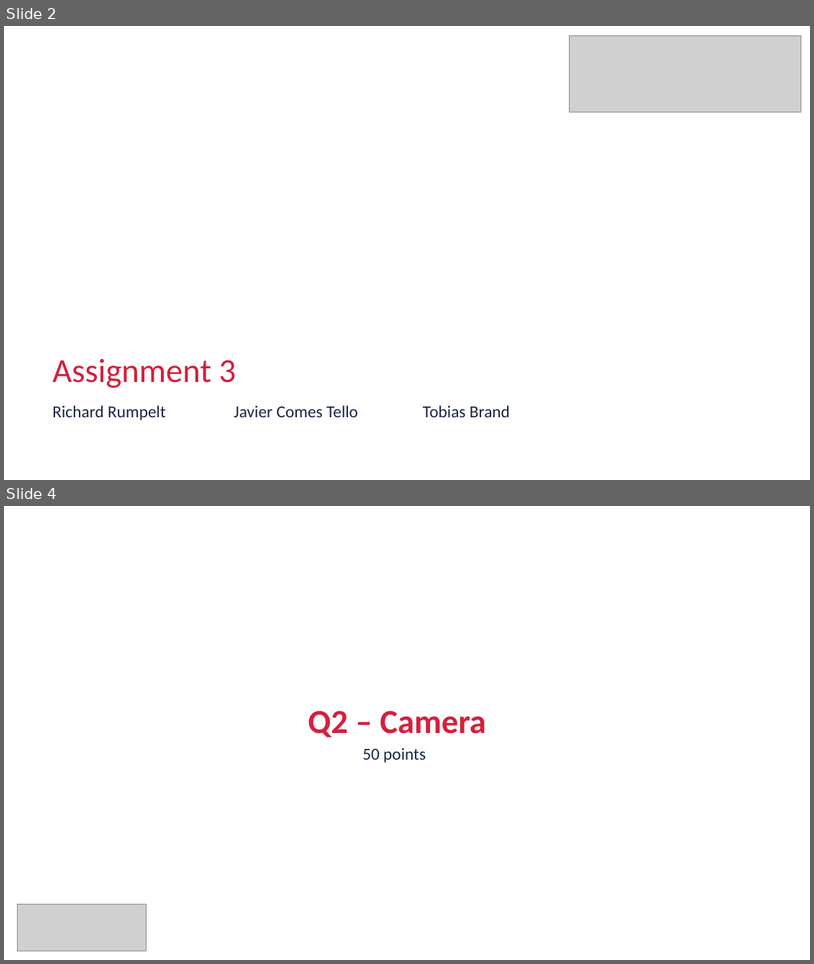
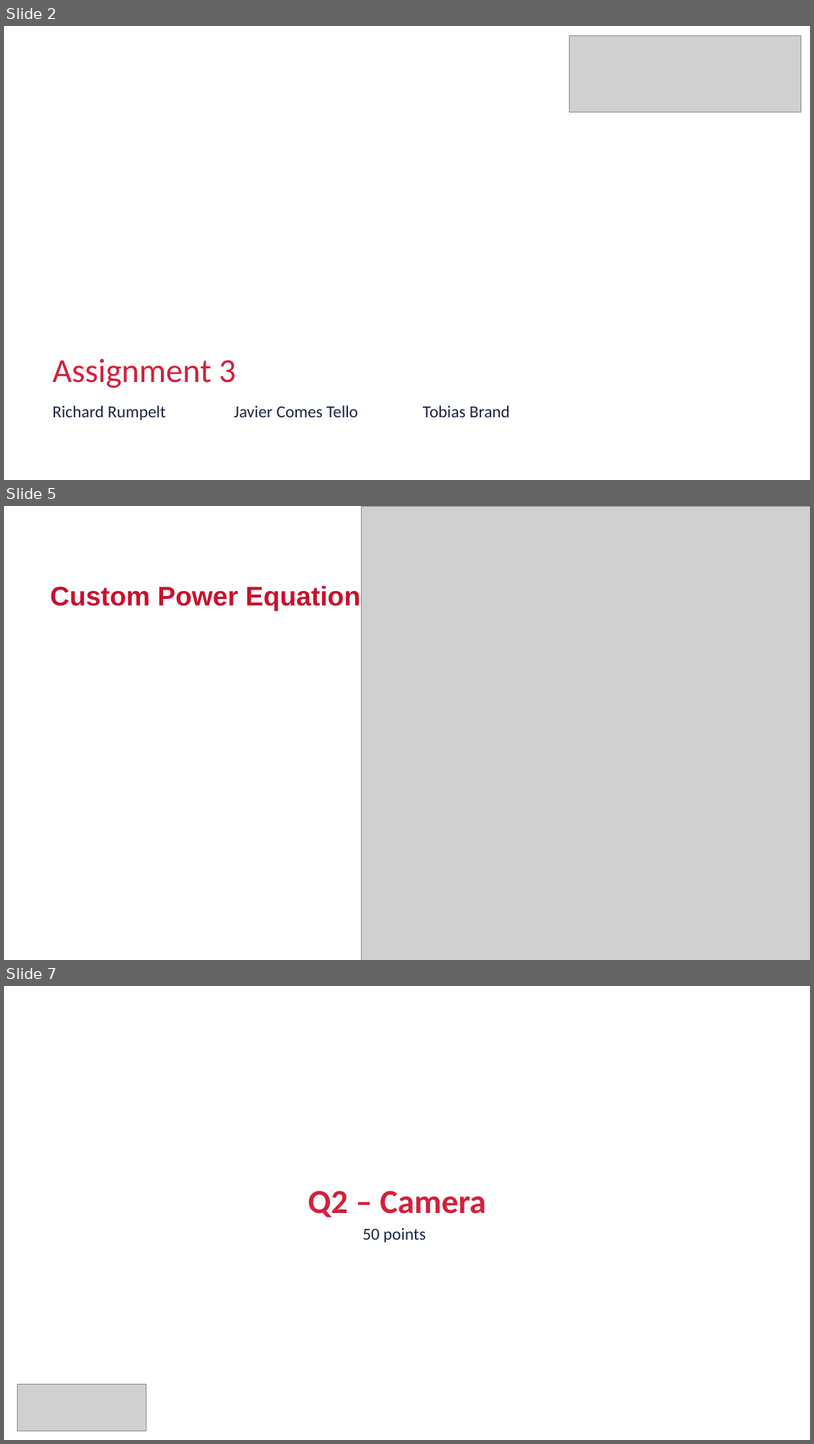
Before and after one commit to Ricrump/MAS512-Assignment3, a slide deck: MAS512_assignment2_gr3.pptx. Shown one above the other, each under a label of ours: slides 2 and 4 before the commit, slides 2, 5 and 7 after it; the slides between them are not shown. The pictures are 814x964 and 814x1444 pixels, drawn with LibreOffice and Linux fonts; fonts in the diff are those of the drawing; grey boxes stand for pictures; background and template pictures are left out. Boxes give left, top, right and bottom in pixels: in the first picture for what was removed or moved away, otherwise in the second. Text is boxed around its words. In the diff, an @@ line names an element or a change of style, - is before the commit and + after.

Commit message:
added Q1 slides

```diff
--- a/MAS512_assignment2_gr3.pptx
+++ b/MAS512_assignment2_gr3.pptx
@@ slide 5 added at (x1=4, y1=506, x2=810, y2=960), background #FFFFFF @@
@@ picture added at (x1=362, y1=506, x2=810, y2=960) @@
@@ title added at (x1=50, y1=586, x2=361, y2=611), 32 pt, text #C8102E, bold @@
+Custom Power Equation
@@ what was slide 4 is now slide 7 @@
```
Also in this commit, not shown: 3 other slides added, 1 slide removed.
